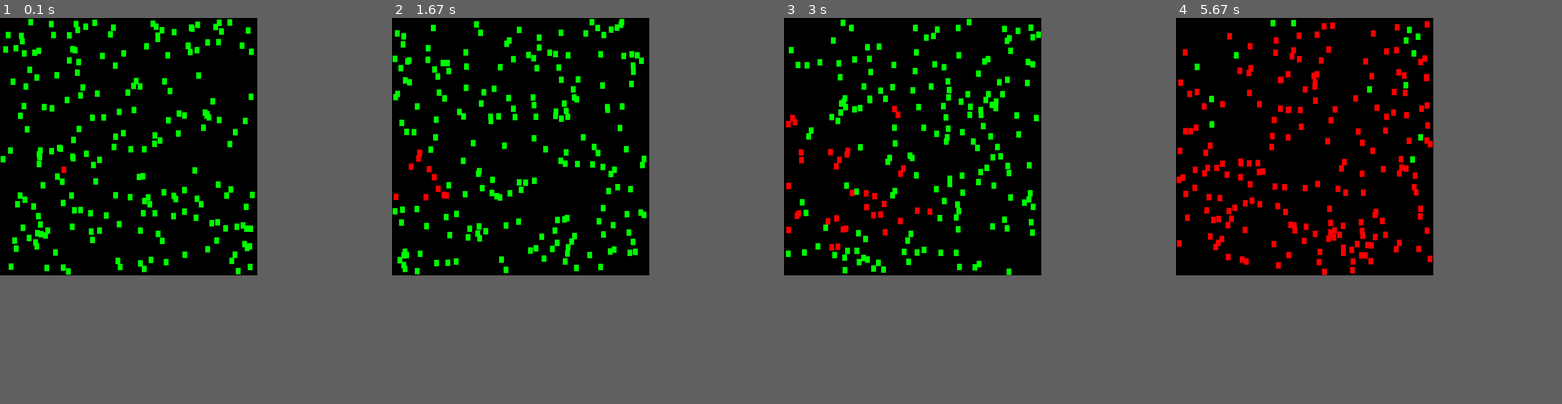
Above: before the commit, frames 1-4 (left to right).
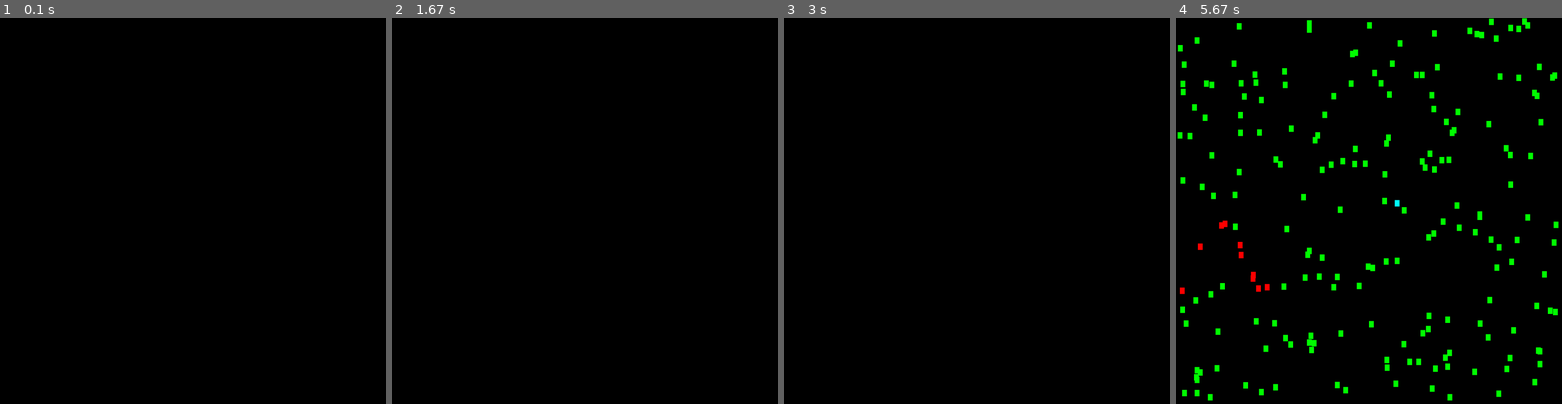
Above: after the commit, the same moments.

Repository: ajaysridhar0/APCSP-Final-Project
Game: pygame game, started from covid19_game.py
Two runs of this game, one before a commit and one after it. Both use one fixed random seed, a clock stepped at 60 frames per second and the inputs below.
Inputs:
- Up to frame 1 (0.1 s): no input
- Up to frame 2 (1.67 s): no input
- Up to frame 3 (3 s): no input
- Up to frame 4 (5.67 s): hold Up 3.4-3.87 s; hold Right 3.9-4.53 s; hold Down 4.57-4.93 s; hold Left 4.97-5.43 s; hold Right from 5.47 s (still down)
The window is 600x600 before the commit and 900x900 after it. Grey fills any space a smaller window leaves; there, only what the larger window draws over its background counts as a difference.

The runs differ from the first frame. In frame 1, 4.4% of the frame differs, in the area x 0-66%, y 0-67%; in frame 2, 4.5%; in frame 3, 4.5%; in frame 4, 9.0%, in the area x 0-100%, y 0-100%.

Commit message:
Add new player colors, fix window resizing, fix crashing when player infected

Diff:
--- a/covid19_game.py
+++ b/covid19_game.py
@@ -4,10 +4,11 @@
 import math
 
 # dimensions
-display_width = 800
-display_height = 800
+display_width = 1200
+display_height = 1200
 person_width = 15
 person_height = 20
+population = 200
 
 # color definitions
 black = (0, 0, 0)
@@ -16,6 +17,8 @@
 green = (0, 200, 0)
 bright_red = (255, 0, 0)
 bright_green = (0, 255, 0)
+teal = (0, 255, 255)
+yellow = (255, 255, 0)
 
 # global variables
 game_display = pygame.display.set_mode((display_width, display_height))
@@ -72,6 +75,10 @@
                     return True
         return False
 
+    def move(self, dx, dy):
+        self.pos.x += dx
+        self.pos.y += dy
+
     def draw(self, infected_color=bright_red, healthy_color=bright_green):
         if self.infected:
             color = infected_color
@@ -97,21 +104,37 @@
         self.vel.y *= scal
 
     def bounce(self):
-        if self.is_hit('x', 0) or self.is_hit('x', 800):
+        if self.is_hit('x', 0) or self.is_hit('x', display_width):
             self.vel.x = -self.vel.x
-        if self.is_hit('y', 0) or self.is_hit('y', 800):
+        if self.is_hit('y', 0) or self.is_hit('y', display_height):
             self.vel.y = -self.vel.y
-
-    def move(self):
-        self.pos.x += self.vel.x
-        self.pos.y += self.vel.y
 
     def animate(self):
         if not self.infected:
             self.is_infected()
         self.bounce()
-        self.move()
+        self.move(self.vel.x, self.vel.y)
         self.draw()
+
+
+class Player(Patient):
+    def __init__(self, pos, controls, infected):
+        Patient.__init__(self, pos, infected)
+        self.controls = controls
+
+    def animate(self):
+        key_pressed = pygame.key.get_pressed()
+        if not self.infected:
+            self.is_infected()
+        if key_pressed[self.controls[0]]:
+            self.move(-2, 0)
+        if key_pressed[self.controls[1]]:
+            self.move(2, 0)
+        if key_pressed[self.controls[2]]:
+            self.move(0, -2)
+        if key_pressed[self.controls[3]]:
+            self.move(0, 2)
+        self.draw(infected_color=yellow, healthy_color=teal)
 
 
 # functions
@@ -121,9 +144,13 @@
 
 
 def game_loop():
-    for i in range(0, 200):
+    time.sleep(3)
+    for i in range(0, population):
         people.append(Npc(False))
     # patient 0
+    player = Player(Vector(display_width/2 - person_width/2, display_height/2 - person_height/2), [pygame.K_LEFT, pygame.K_RIGHT,
+                                                                                                   pygame.K_UP, pygame.K_DOWN], False)
+    people.append(player)
     infected_people.append(Npc(True))
 
     game_exit = False
@@ -131,6 +158,7 @@
         for event in pygame.event.get():
             if event.type == pygame.QUIT:
                 quit_game()
+
         game_display.fill(black)
         for npc in people:
             npc.animate()
